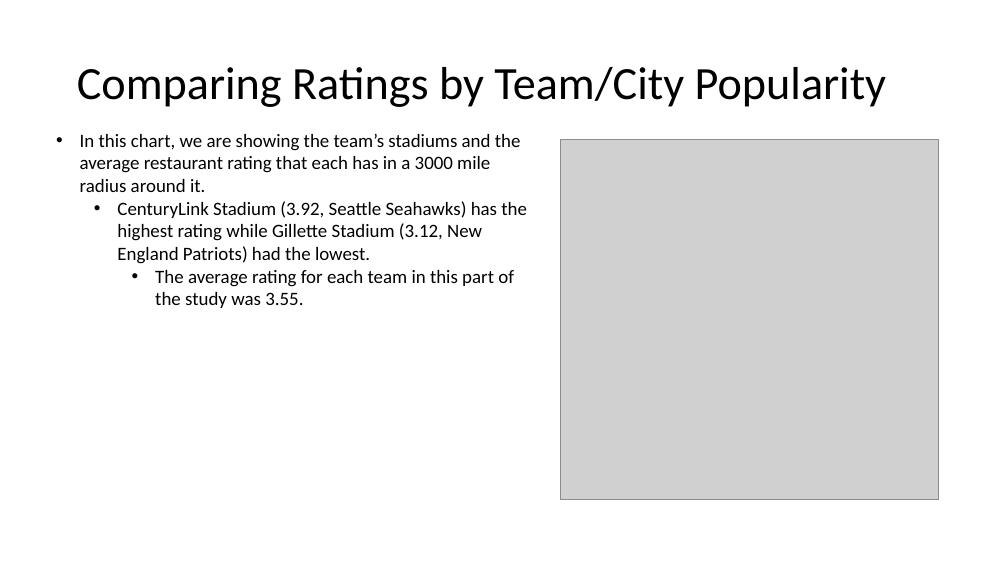
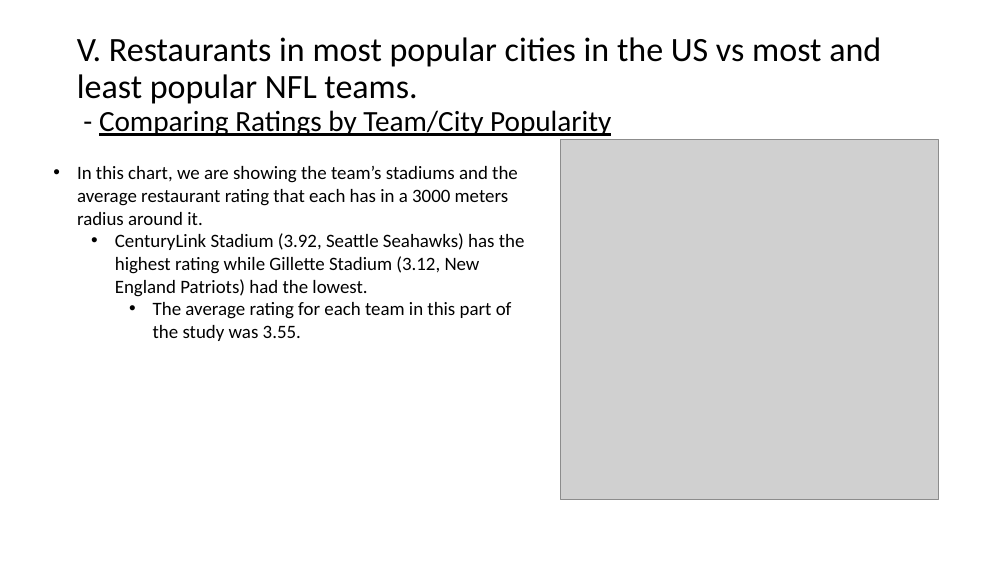
Before and after one commit to jjying89/Yelp-Restaurants-Analysis, a slide deck: slide 16 of Presentation/Team_4-Restaurant_Density_Analysis..pptx (slide 13 before the commit). Drawn at 1008x567 pixels with LibreOffice and Linux fonts; fonts in the diff are those of the drawing; grey boxes stand for pictures. Boxes give left, top, right and bottom in pixels: in the first picture for what was removed or moved away, otherwise in the second. Text is boxed around its words. In the diff, an @@ line names an element or a change of style, - is before the commit and + after.

```diff
--- a/Presentation/Team_4-Restaurant_Density_Analysis..pptx
+++ b/Presentation/Team_4-Restaurant_Density_Analysis..pptx
@@ title at [77, 37, 881, 136]: text changed; size 44 to 32.4 pt @@
-Comparing Ratings by Team/City Popularity
+V. Restaurants in most popular cities in the US vs most and least popular NFL teams.
+- Comparing Ratings by Team/City Popularity
@@ text "In this chart, we are ...": place and size @@
-text "In this chart, we are ..." at [80, 134, 527, 308]
+text "In this chart, we are ..." at [77, 166, 525, 341]
@@ text at [77, 166, 518, 225]: text changed @@
-• In this chart, we are showing the team’s stadiums and the average restaurant rating that each has in a 3000 mile radius around it.
+• In this chart, we are showing the team’s stadiums and the average restaurant rating that each has in a 3000 meters radius around it.
```
Also in this commit, not shown: 9 other slides changed, 4 slides added.
